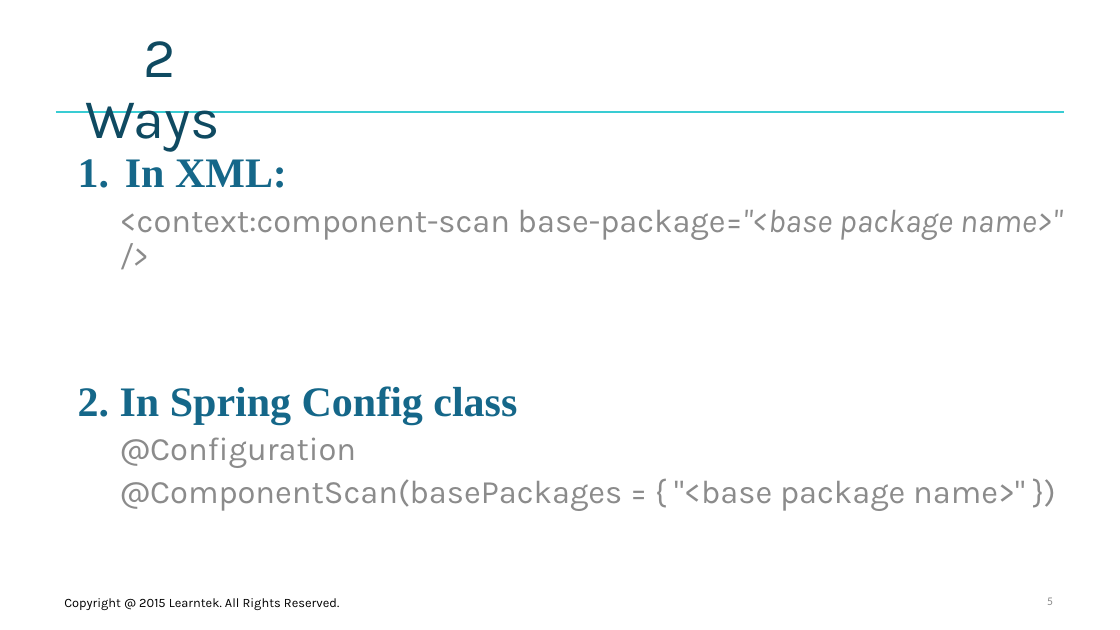
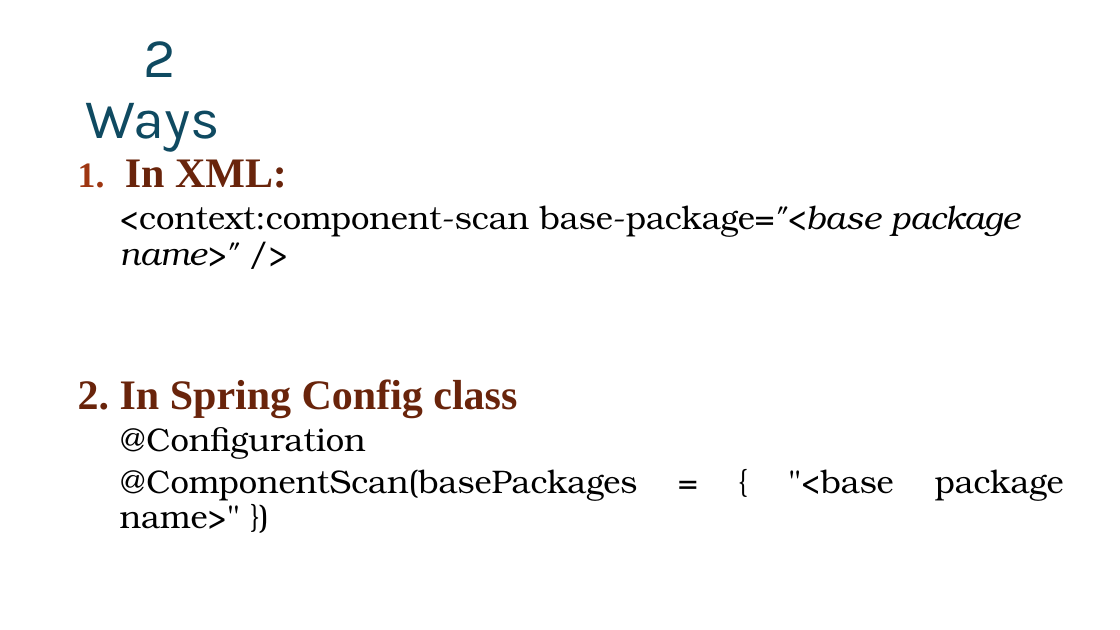
Before and after one commit to santoshkar/Spring, a slide deck: slide 5 of Presentations/Part-7-Spring Annotation.pptx. Drawn at 1120x630 pixels with LibreOffice and Linux fonts; fonts in the diff are those of the drawing; background and template pictures are left out. Boxes give left, top, right and bottom in pixels: in the first picture for what was removed or moved away, otherwise in the second. Text is boxed around its words. In the diff, an @@ line names an element or a change of style, - is before the commit and + after.

Commit message:
Removed learntek

```diff
--- a/Presentations/Part-7-Spring Annotation.pptx
+++ b/Presentations/Part-7-Spring Annotation.pptx
@@ line removed from (56, 112) to (1065, 112) @@
@@ subtitle "In XML:" at box(78, 159, 1064, 501): text colour #156789 to #69240C in "In XML:", "2. In Spring Config class"; font Karla to TeX Gyre Bonum, text colour #8C8C8C to #000000 in "<context:component-scan base-package="<base package name>" / ...", "@Configuration", "@ComponentScan(basePackages = { "<base package name>" })"; less space between paragraphs @@
@@ page number: place and size @@
-page number at box(1047, 597, 1053, 605)
+page number at box(881, 394, 991, 453)
@@ page number at box(881, 394, 991, 453): size 10 to 28 pt, font Calibri to Arial Narrow, text colour #8C8C8C to #FFFFFF, bold on; alignment right to centre @@
@@ text removed at box(64, 598, 339, 610) @@
-Copyright @ 2015 Learntek. All Rights Reserved.
```
Also in this commit, not shown: 10 other slides changed, 7 other files.
